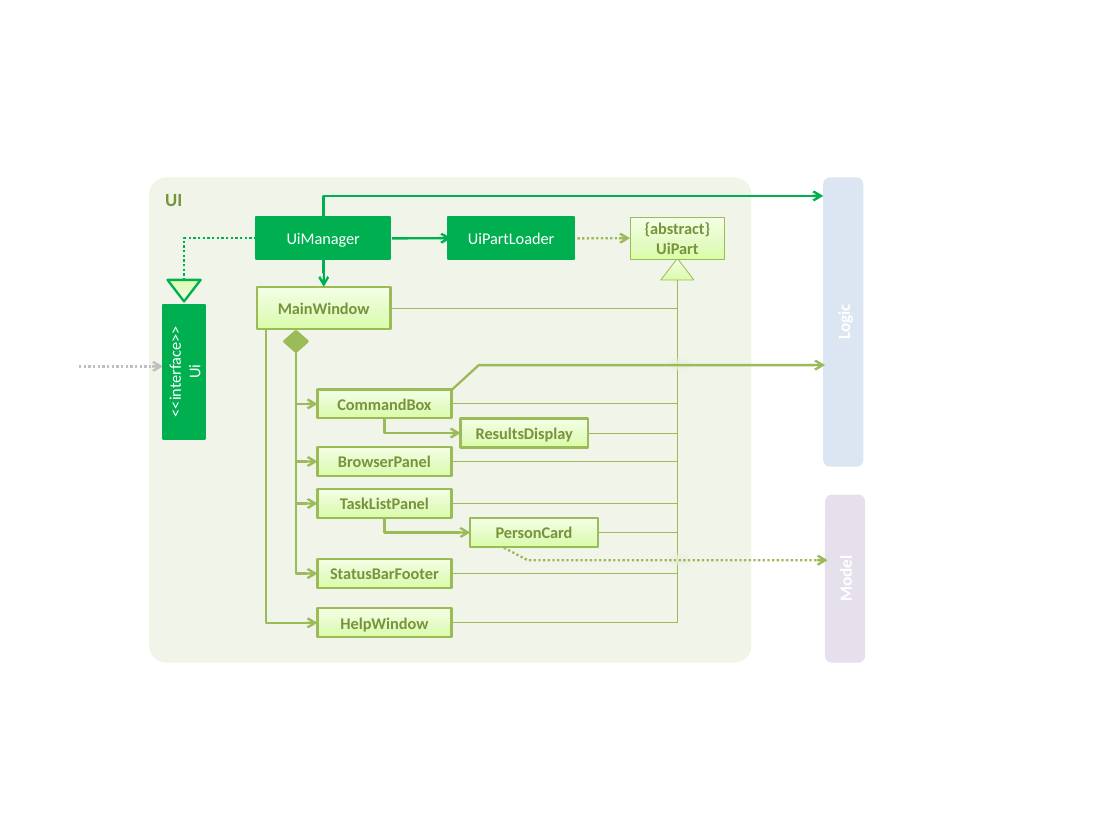
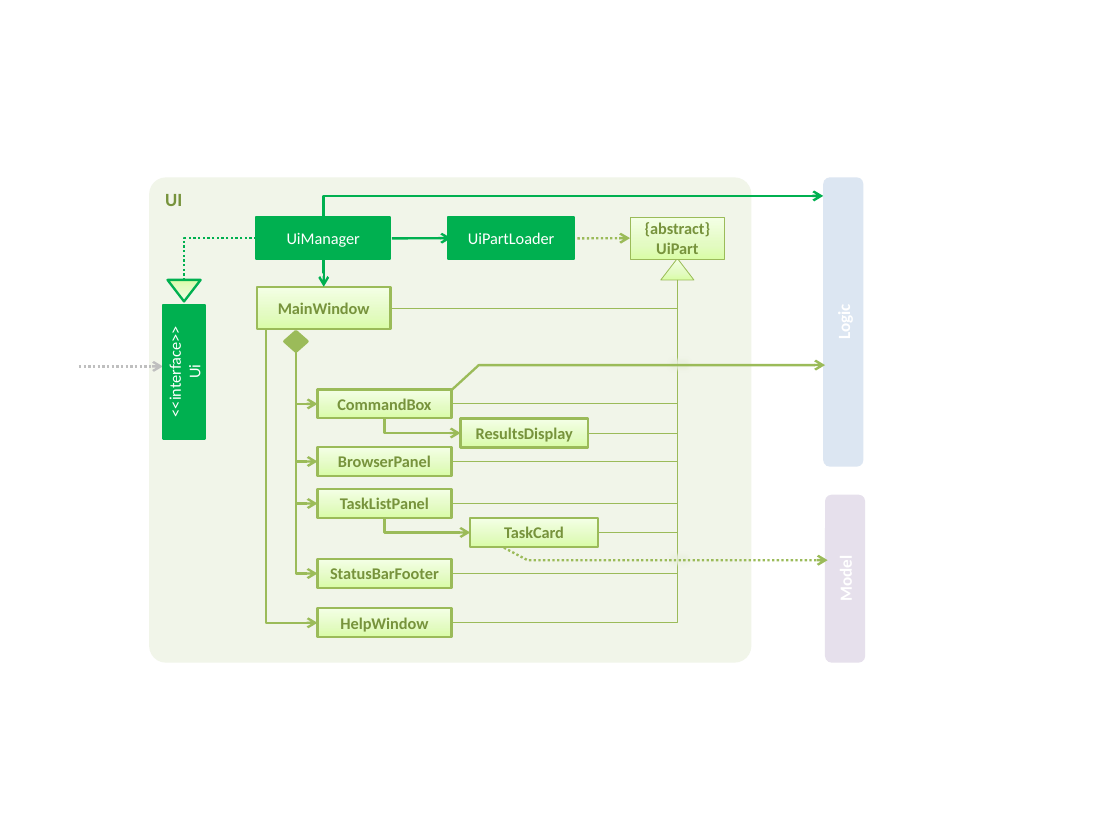
Before and after one commit to nus-cs2103-AY1617S1/addressbook-level4, a slide deck: slide 4 of docs/diagrams/Diagrams.pptx. Drawn at 1120x840 pixels with LibreOffice and Linux fonts; fonts in the diff are those of the drawing. Boxes give left, top, right and bottom in pixels: in the first picture for what was removed or moved away, otherwise in the second. Text is boxed around its words. In the diff, an @@ line names an element or a change of style, - is before the commit and + after.

```diff
--- a/docs/diagrams/Diagrams.pptx
+++ b/docs/diagrams/Diagrams.pptx
@@ text in rectangle at <box>504,526,564,538</box>: text changed @@
-PersonCard
+TaskCard
```
Also in this commit, not shown: 2 other slides changed, 7 other files.
